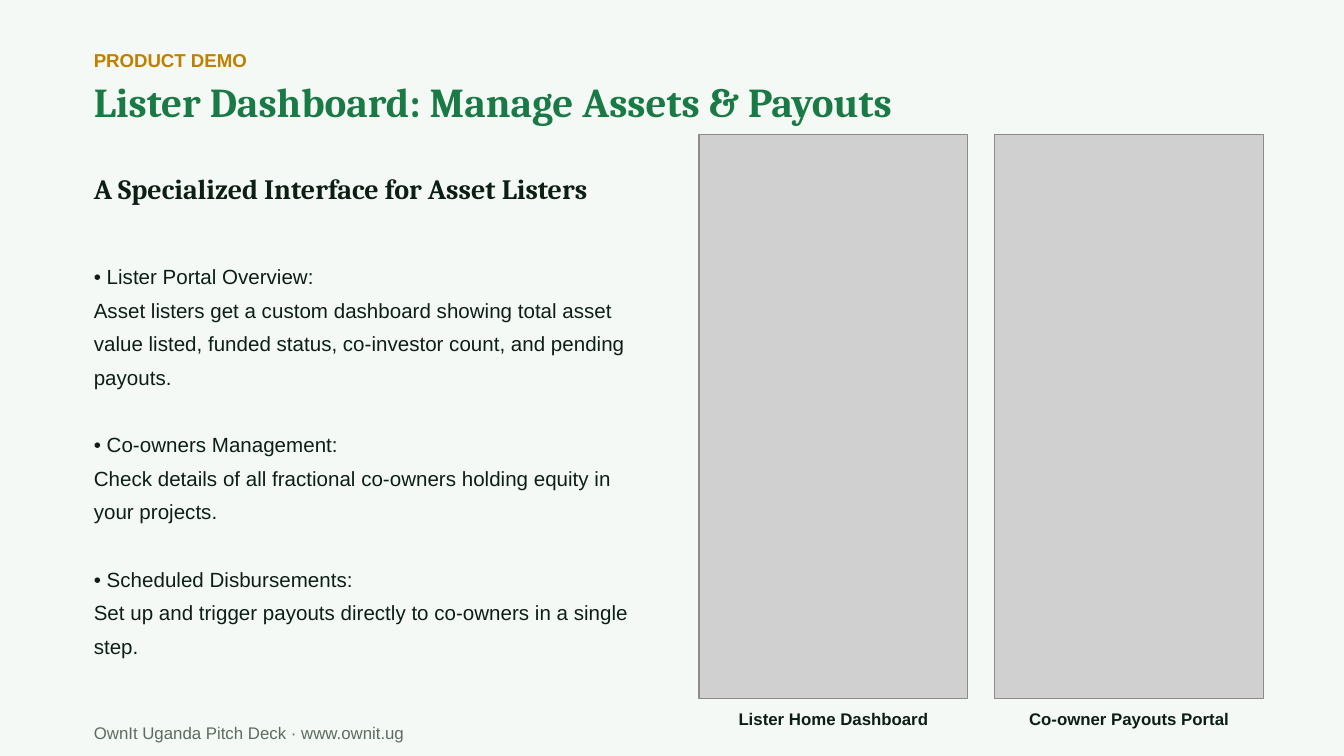
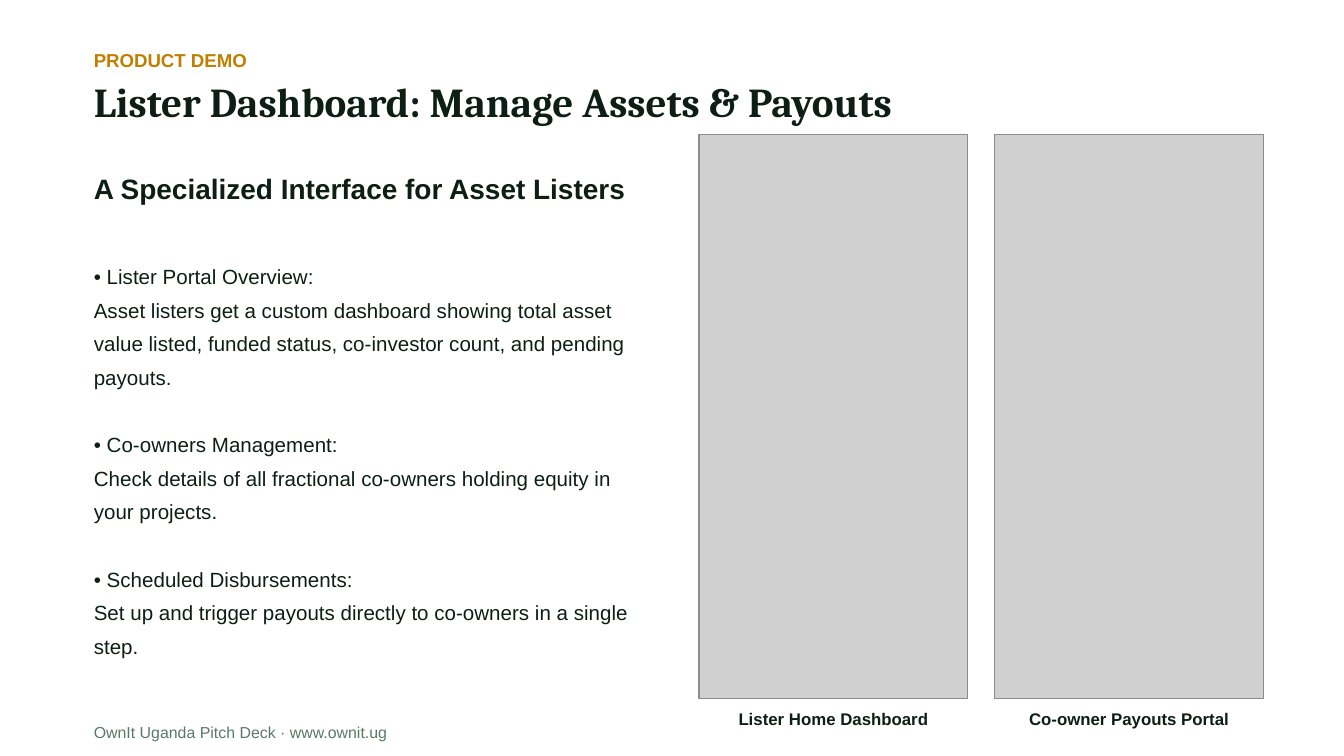
Before and after one commit to SINDROM66/OWNIT-APP, a slide deck: slide 8 of OwnIt_Uganda_Pitch_Deck.pptx. Drawn at 1344x756 pixels with LibreOffice and Linux fonts; fonts in the diff are those of the drawing; grey boxes stand for pictures. Boxes give left, top, right and bottom in pixels: in the first picture for what was removed or moved away, otherwise in the second. Text is boxed around its words. In the diff, an @@ line names an element or a change of style, - is before the commit and + after.

```diff
--- a/OwnIt_Uganda_Pitch_Deck.pptx
+++ b/OwnIt_Uganda_Pitch_Deck.pptx
@@ background #F4F9F5 to #FFFFFF @@
@@ text "Lister Dashboard: Manage Assets & ..." at <box>94,88,892,126</box>: text colour #1A7A45 to #0D1F15 @@
@@ text "A Specialized Interface for Asset ..." at <box>94,178,625,204</box>: font Cambria to Arial @@
@@ text "OwnIt Uganda Pitch Deck · ..." at <box>94,726,387,742</box>: size 9 to 8.5 pt, text colour #5D6B60 to #5A7A68 @@
```
Also in this commit, not shown: 9 other slides changed, 10 slides added, 8 other files.
